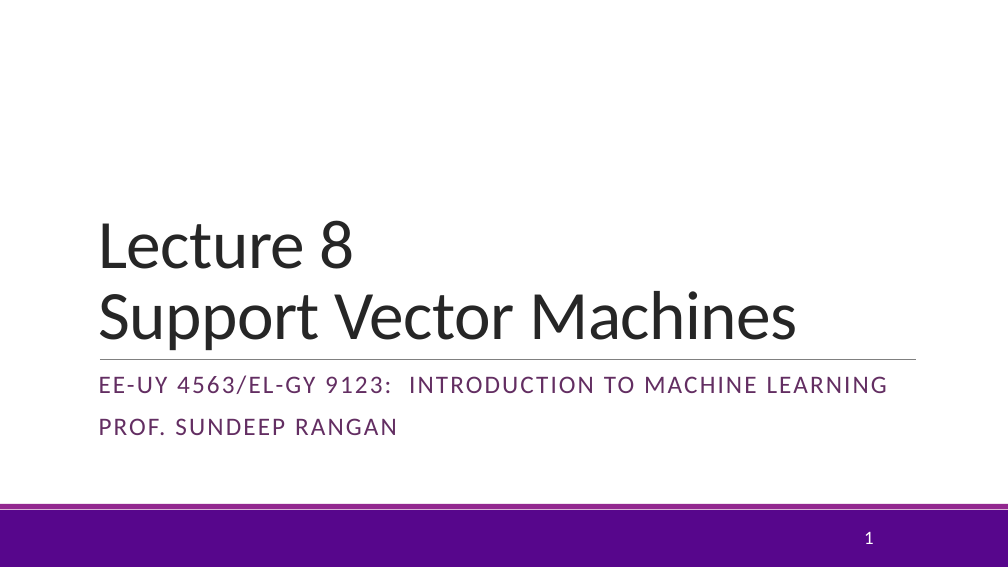
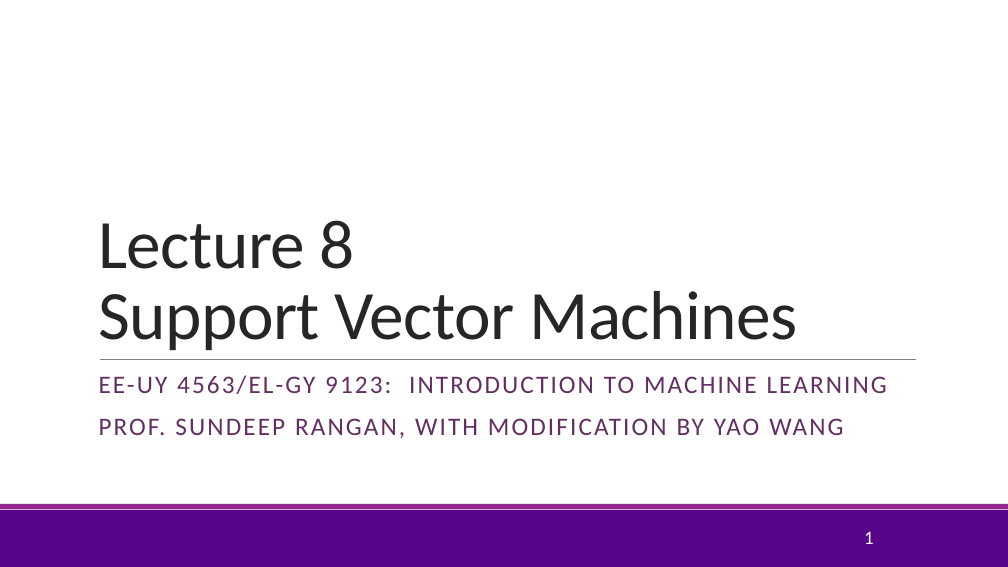
Before and after one commit to joshzzl/introml, a slide deck: slide 1 of lectures/Lect08_SVM.pptx. Drawn at 1008x567 pixels with LibreOffice and Linux fonts; fonts in the diff are those of the drawing; background and template pictures are left out. Boxes give left, top, right and bottom in pixels: in the first picture for what was removed or moved away, otherwise in the second. Text is boxed around its words. In the diff, an @@ line names an element or a change of style, - is before the commit and + after.

```diff
--- a/lectures/Lect08_SVM.pptx
+++ b/lectures/Lect08_SVM.pptx
@@ subtitle at <box>99,418,843,438</box>: text changed @@
-PROF. SUNDEEP RANGAN
+PROF. SUNDEEP RANGAN, WITH MODIFICATION BY YAO WANG
```
Also in this commit, not shown: 11 other slides changed, 4 slides added, 2 other files.
